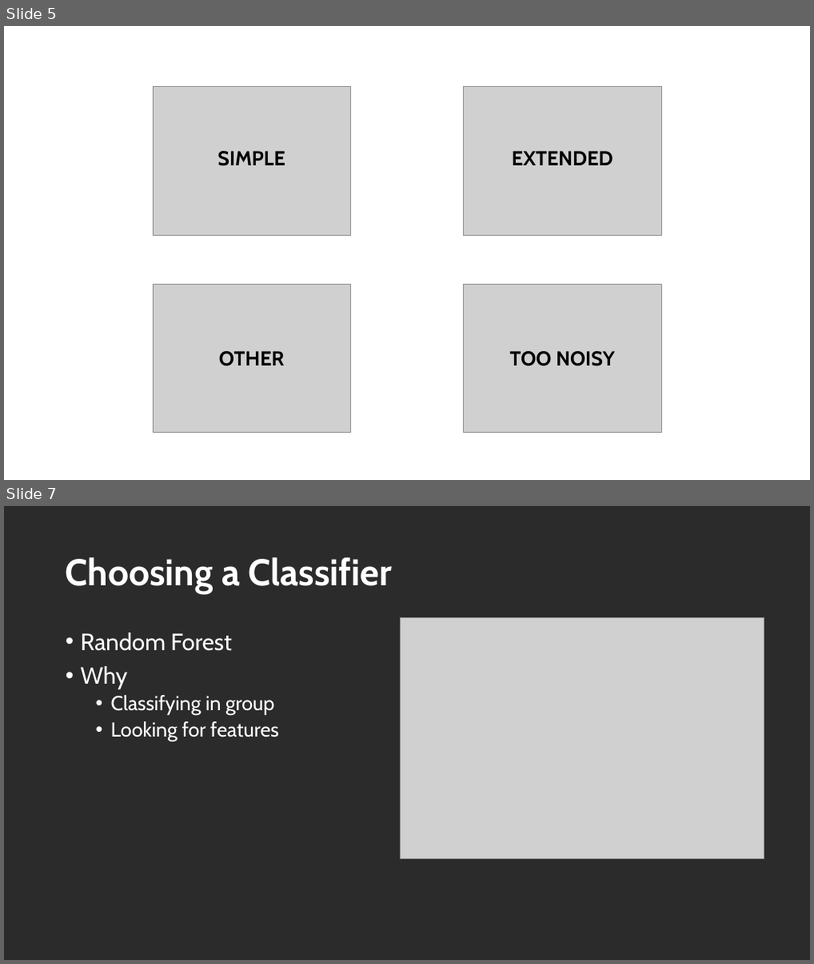
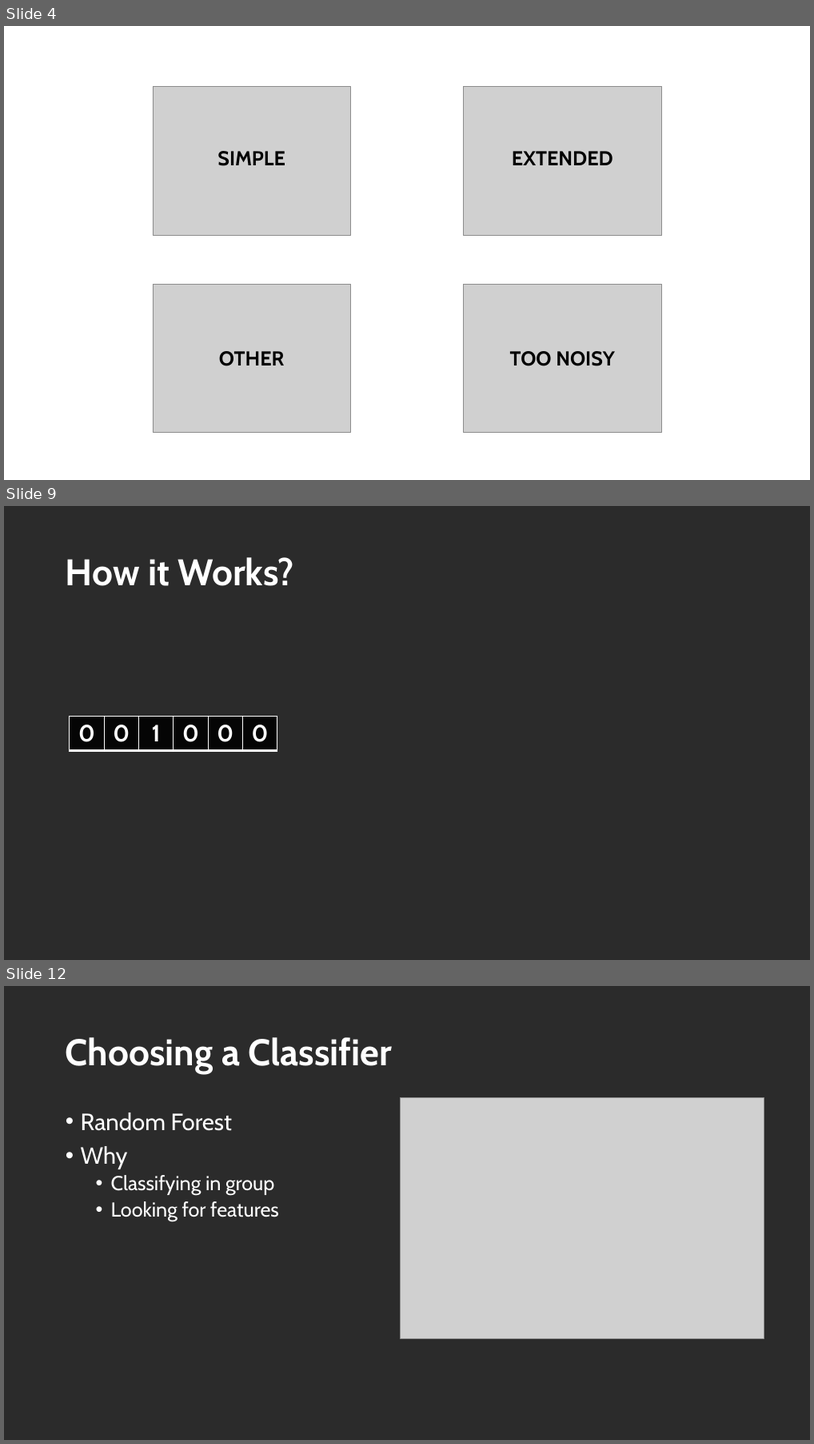
Before and after one commit to MurawskiC1/Swift-Research, a slide deck: BurstChaser.pptx. Shown one above the other, each under a label of ours: slides 5 and 7 before the commit, slides 4, 9 and 12 after it; the slides between them are not shown. The pictures are 814x964 and 814x1444 pixels, drawn with LibreOffice and Linux fonts; fonts in the diff are those of the drawing; grey boxes stand for pictures; background and template pictures are left out; a plain dark background stands for a picture behind light text. Boxes give left, top, right and bottom in pixels: in the first picture for what was removed or moved away, otherwise in the second. Text is boxed around its words. In the diff, an @@ line names an element or a change of style, - is before the commit and + after.

```diff
--- a/BurstChaser.pptx
+++ b/BurstChaser.pptx
@@ slide 9 added at (x1=4, y1=506, x2=810, y2=960), background picture (left out) @@
@@ title added at (x1=66, y1=557, x2=294, y2=586), 44 pt, text #FFFFFF, bold @@
+How it Works?
@@ table added at (x1=70, y1=716, x2=276, y2=751), 1 rows, 6 columns @@
+0 | 0 | 1 | 0 | 0 | 0
@@ what was slide 5 is now slide 4 @@
@@ what was slide 7 is now slide 12 @@
```
Also in this commit, not shown: 9 other slides added, 4 slides removed, 18 other files.
